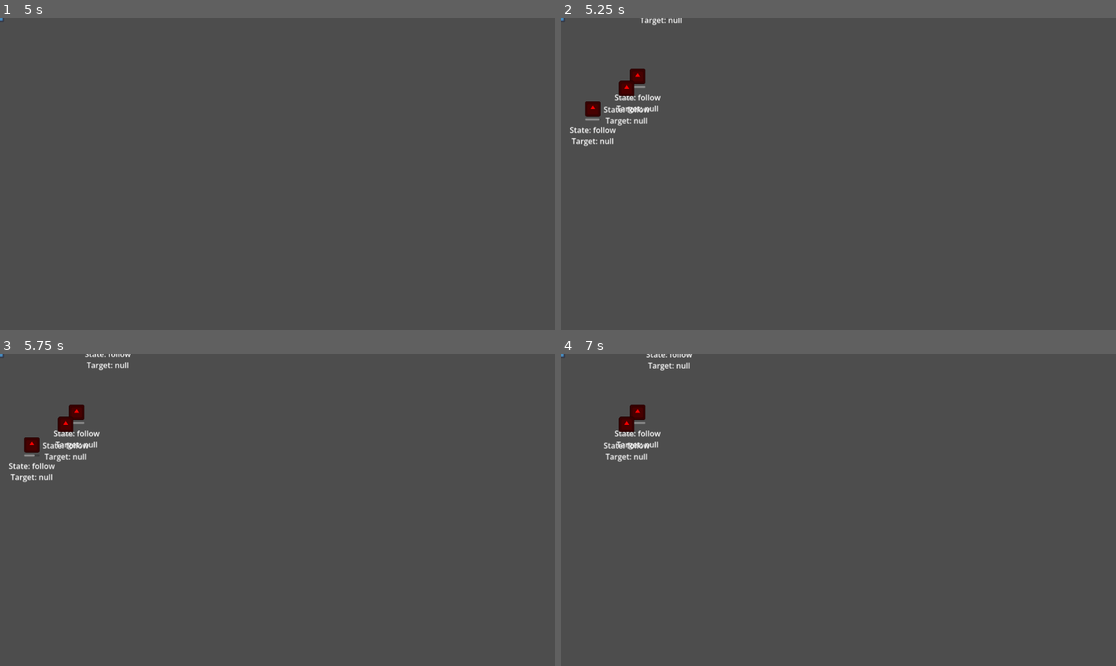
Above: before the commit, frames 1-4 (two rows, left to right).
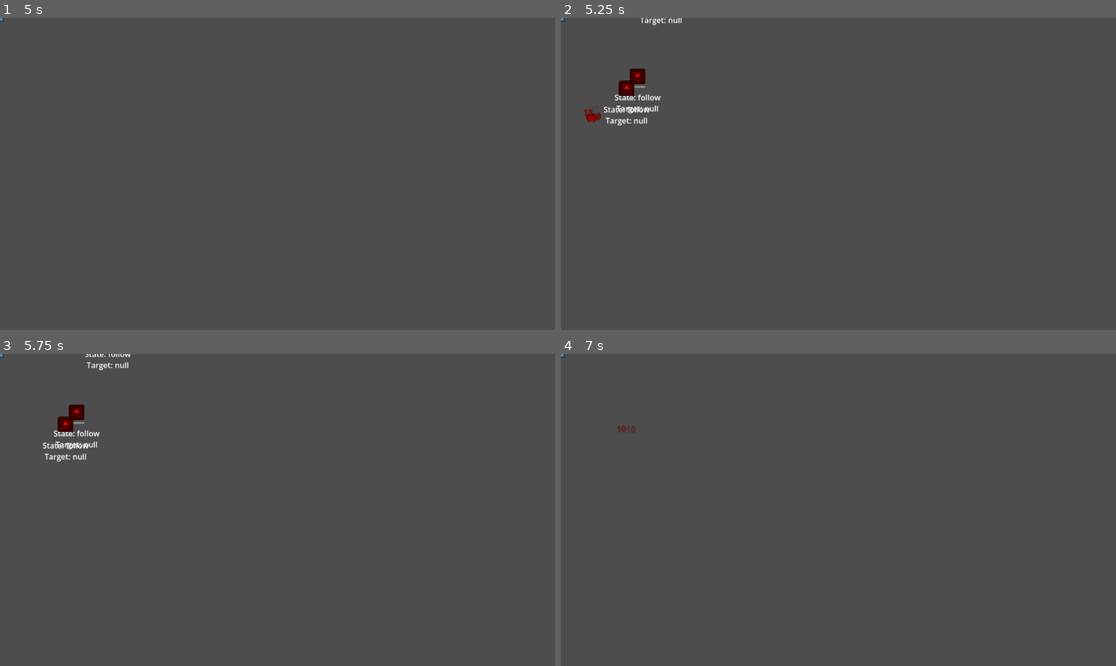
Above: after the commit, the same moments.

Repository: NIK-Pro-coder/coop-roguelike-reborn
Game: Godot game, scene res://WaveMngr/wave_mngr.tscn
The game is run twice, just before and just after one commit, with the same random seed, the same clock (stepped at 60 frames per second) and the same inputs. This scene is started directly instead of the project's main scene. The engine's default icon, where the game draws it, is replaced by a stand-in: a white triangle on a blue panel in a dark square.
Inputs (mouse positions are in pixels of both pictures, inside the frame that each line leads up to):
- Up to frame 1 (5 s): tap Enter at 0.5, 2, 3.5 s; move the mouse to (399, 158) at 0.52 s; hold D (right) 0.53-1.28 s; hold Tab (cycle_spell) 0.53-1.28 s; click (399, 158) at 0.67 s; tap Space at 1.25, 2.75, 4.25 s; move the mouse to (166, 189) at 1.27 s; hold S (down) 1.28-2.03 s; right-click (166, 189) at 1.35 s; move the mouse to (333, 105) at 2.02 s; hold D (right) 2.03-2.78 s; hold Tab (cycle_spell) 2.03-2.78 s; move the mouse to (249, 236) at 2.77 s; hold W (up) 2.78-3.53 s; right-click (249, 236) at 2.85 s; click (249, 236) at 2.92 s; move the mouse to (444, 220) at 3.52 s; hold Tab (cycle_spell) 3.53-4.28 s; hold A (left) from 3.53 s (still down); move the mouse to (111, 127) at 4.27 s; right-click (111, 127) at 4.35 s
- Up to frame 2 (5.25 s): move the mouse to (866, 174) at 5.02 s; release A (left) at 5.03 s; hold S (down) from 5.03 s (still down); hold Tab (cycle_spell) from 5.03 s (still down); click (866, 174) at 5.17 s
- Up to frame 3 (5.75 s): keep holding S (down); keep holding Tab (cycle_spell)
- Up to frame 4 (7 s): move the mouse to (755, 432) at 5.77 s; release S (down) at 5.78 s; release Tab (cycle_spell) at 5.78 s; hold D (right) 5.78-6.53 s; right-click (755, 432) at 5.85 s; move the mouse to (960, 494) at 6.52 s; hold W (up) from 6.53 s (still down); hold Tab (cycle_spell) from 6.53 s (still down)

Frame 1 is identical in both runs. In frame 2, 0.3% of the frame differs, in the area x 1-10%, y 26-42%; in frame 3, 0.3%; in frame 4, 0.8%, in the area x 7-24%, y 0-35%.

Commit message:
Changed the spawning of damage numbers to be done by the health component, not the dmg hitbox

Diff:
--- a/Components/Health/hp_comp.gd
+++ b/Components/Health/hp_comp.gd
@@ -48,6 +48,12 @@
   if amt == 0.0:
     return
 
+  var num: DmgNumber = DmgNumber.new()
+  num.damage = amt
+  num.global_position = (get_parent() as Node2D).global_position if get_parent() is Node2D else Vector2.ZERO
+
+  get_tree().get_root().add_child.call_deferred(num)
+
   hp -= amt
 
   if amt > 0.0:
--- a/DmgNumber/dmg_number.gd
+++ b/DmgNumber/dmg_number.gd
@@ -20,6 +20,9 @@
   text = str(abs(damage)) if damage != int(damage) else str(abs(int(damage)))
   fit_content = true
   custom_minimum_size.x = 10000
+  position.x -= custom_minimum_size.x / 2.0
+  horizontal_alignment = HORIZONTAL_ALIGNMENT_CENTER
+  vertical_alignment = VERTICAL_ALIGNMENT_CENTER
 
   theme = Qol.main_theme
 
--- a/Hitbox/dmg_hitbox.gd
+++ b/Hitbox/dmg_hitbox.gd
@@ -19,9 +19,3 @@
     return
 
   hp_comp.damage(damage)
-
-  var num: DmgNumber = DmgNumber.new()
-  num.damage = damage
-  num.global_position = to_what.global_position
-
-  get_tree().get_root().add_child.call_deferred(num)
--- a/WaveMngr/wave_mngr.gd
+++ b/WaveMngr/wave_mngr.gd
@@ -64,7 +64,7 @@
 
 func _ready() -> void:
   wave_cooldown = grace_period * 2
-  begin_waves()
+  begin_waves(20)
 
 func _process(delta: float) -> void:
   var idx: int = 0
@@ -74,13 +74,15 @@
       if len(enemies_spawned) <= 0:
         print("Wave %s finished" % wave_num)
         wave_cooldown = grace_period
+        if waves_to_spawn == 0:
+          print("Waves finished")
     idx += 1
 
   if len(enemies_spawned) > 0:
     var hp_comp: HpComp = Qol.find_hp_comp(get_tree().get_root())
 
     if hp_comp:
-      hp_comp.damage(1)
+      hp_comp.damage(10)
 
   if len(enemies_spawned) > 0 or waves_to_spawn <= 0:
     return
